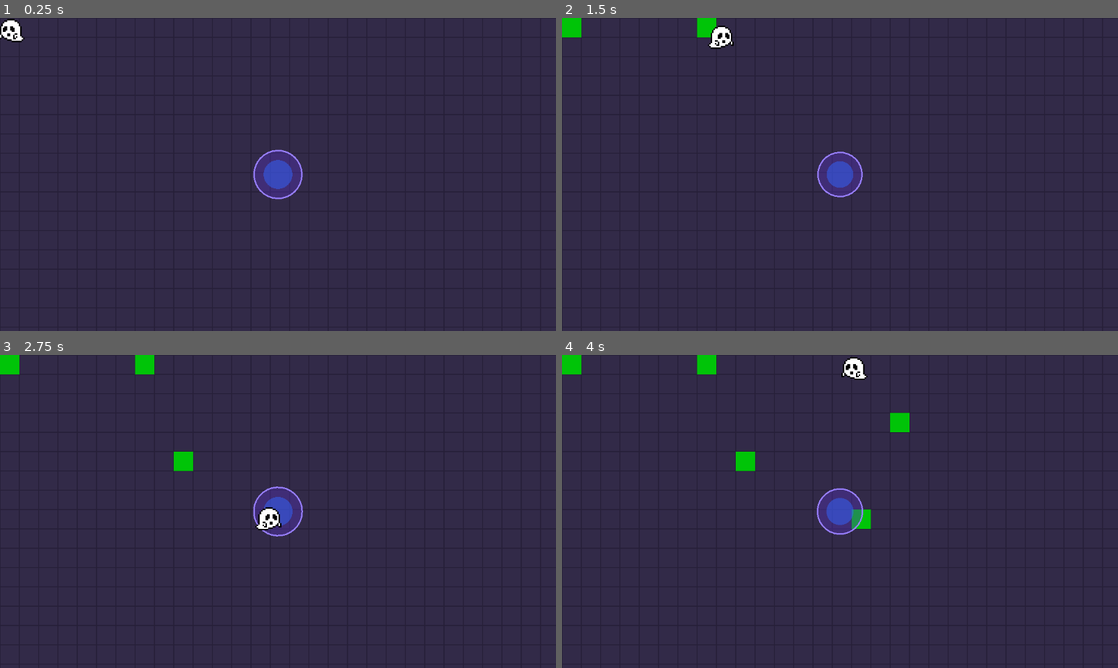
Above: before the commit, frames 1-4 (two rows, left to right).
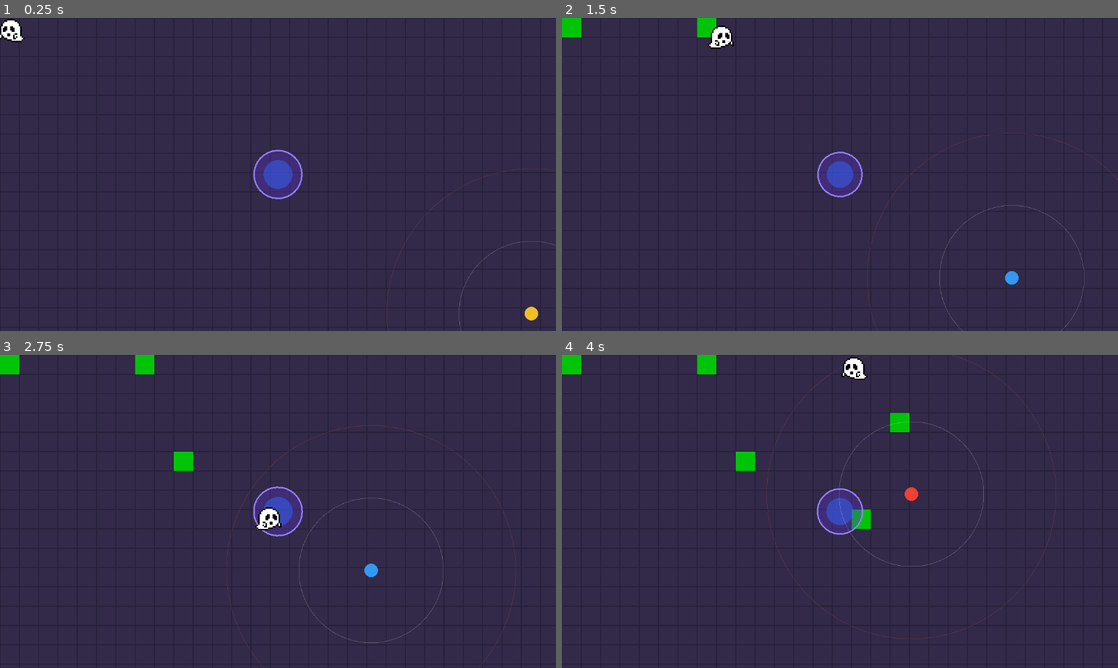
Above: after the commit, the same moments.

Repository: UNKMage/Sloppy-Spectre
Game: Godot game, scene res://main.tscn
Two runs of this game, one before a commit and one after it. Both use one fixed random seed, a clock stepped at 60 frames per second and the inputs below.
Inputs:
- Up to frame 1 (0.25 s): no input
- Up to frame 2 (1.5 s): hold D (right) 0.53-1.28 s; hold Space (ensuciar) 0.53-1.28 s; hold S (down) from 1.28 s (still down); tap Space (ensuciar) at 1.35 s
- Up to frame 3 (2.75 s): release S (down) at 2.03 s; hold D (right) from 2.03 s (still down); hold Space (ensuciar) from 2.03 s (still down)
- Up to frame 4 (4 s): release D (right) at 2.78 s; release Space (ensuciar) at 2.78 s; hold W (up) 2.78-3.53 s; tap Space (ensuciar) at 2.85 s; hold A (left) from 3.53 s (still down); hold Space (ensuciar) from 3.53 s (still down)

The runs differ from the first frame. In frame 1, 0.2% of the frame differs, in the area x 69-100%, y 48-100%; in frame 2, 0.3%; in frame 3, 0.3%; in frame 4, 0.4%, in the area x 36-89%, y 0-91%.

Commit message:
Avance: IA LImpiador completa con LIMPIEZA, PATRULLA Y PERSEGUIR, STUN y deteccion de paredes

Diff:
--- a/area_2d.gd
+++ b/area_2d.gd
@@ -30,6 +30,7 @@
 ## Margen interno respecto a los límites (para que el sprite no se corte).
 @export var margen_limites: float = 24.0
 
+var inmune: bool = false
 ## Pon en false para bloquear el movimiento (ej. Stun de 3 s).
 var movimiento_habilitado: bool = true
 
@@ -122,3 +123,26 @@
 	# TileMap que está bajo el fantasma.
 	if _suelo:
 		_suelo.pintar(global_position)
+
+func aplicar_aturdimiento() -> bool:
+	if inmune or not movimiento_habilitado:
+		return false
+
+	# 1. Aturdimiento
+	movimiento_habilitado = false
+	modulate = Color(0.4, 0.4, 0.4) # Se oscurece al estar aturdido
+
+	await get_tree().create_timer(3.0).timeout
+
+	# 2. Despierta con inmunidad
+	movimiento_habilitado = true
+	inmune = true
+	modulate = Color(1, 1, 1, 0.5) # Semitransparente por la inmunidad
+
+	await get_tree().create_timer(1.5).timeout
+
+	# 3. Fin de inmunidad
+	inmune = false
+	modulate = Color(1, 1, 1, 1) # Vuelve a su color normal
+
+	return true
--- /dev/null
+++ b/limpiador.gd
@@ -0,0 +1,198 @@
+extends CharacterBody2D
+@export var velocidad: float = 150.0
+
+@export_group("Detección")
+## Distancia a la que detecta a Spooky y empieza a perseguirlo.
+@export var rango_deteccion: float = 150.0
+## Distancia a la que lo pierde. Mayor que la de detección para evitar parpadeos.
+@export var rango_perdida: float = 300.0
+## Segundos que sigue hacia el último punto donde lo vio antes de rendirse.
+@export var memoria: float = 1.5
+
+@export_group("Persecución")
+## Cada cuántos segundos recalcula a dónde ir (no hace falta cada fotograma).
+@export var intervalo_decision: float = 0.4
+## Qué tan adelante apunta, en segundos del movimiento de Spooky. 0 = va directo a él.
+@export var anticipacion: float = 0.6
+
+@export_group("Depuración")
+## Dibuja los círculos de detección y pérdida alrededor del Limpiador.
+@export var mostrar_rangos: bool = true
+
+@export_group("Limpieza")
+## Segundos que tarda en limpiar una mancha al llegar a ella
+@export var tiempo_por_mancha: float = 1.0
+
+var _temporizador_aspirado: float = 0.0
+var _destino_sucia_actual: Variant = null
+
+var _jugador_en_portal: bool = false
+@onready var _portal := get_parent().get_node_or_null("Portal")
+
+@onready var _suelo := get_tree().get_first_node_in_group("suelo") as Node2D
+
+enum Estado { PATRULLANDO, PERSIGUIENDO, ASPIRANDO }
+
+var estado: Estado = Estado.PATRULLANDO
+var _tiempo_decision: float = 0.0
+var _tiempo_sin_ver: float = 0.0
+var _navegacion_lista: bool = false
+
+@onready var _agente: NavigationAgent2D = $NavigationAgent2D
+@onready var _jugador := get_tree().get_first_node_in_group("jugador") as Node2D
+
+#Espera dos fotogramas antes de pedir las rutas, en caso de latencia al sincronizar
+func _ready() -> void:
+	await get_tree().physics_frame
+	await get_tree().physics_frame
+	_navegacion_lista = true
+
+	if _portal:
+		_portal.jugador_entro.connect(_on_jugador_entro_portal)
+		_portal.jugador_salio.connect(_on_jugador_salio_portal)
+
+func _on_jugador_entro_portal(param = null) -> void:
+	_jugador_en_portal = true
+
+func _on_jugador_salio_portal(param = null) -> void:
+	_jugador_en_portal = false
+
+func ir_a(destino: Vector2) -> void:
+	_agente.target_position = destino
+
+func _physics_process(delta: float) -> void:
+	if not _navegacion_lista:
+		return
+	if _jugador and _distancia_al_jugador() <= 30.0:
+		if _jugador.has_method("aplicar_aturdimiento") and not _jugador.get("inmune") and _jugador.get("movimiento_habilitado"):
+			_jugador.aplicar_aturdimiento()
+			cambiar_estado(Estado.ASPIRANDO)
+	match estado:
+		Estado.PATRULLANDO:
+			_patrullar()
+		Estado.PERSIGUIENDO:
+			_perseguir(delta)
+		Estado.ASPIRANDO:
+			_aspirar(delta)
+	_mover_por_la_ruta()
+
+func cambiar_estado(nuevo: Estado) -> void:
+	if nuevo == estado:
+		return
+	estado = nuevo
+	_tiempo_decision = 0.0
+	_tiempo_sin_ver = 0.0
+	_destino_sucia_actual = null # <-- LÍNEA NUEVA
+	print("Limpiador -> ", Estado.keys()[estado])
+	queue_redraw()
+
+
+func _patrullar() -> void:
+	# Ignorar a Spooky si es inmune
+	if _jugador and _jugador.get("movimiento_habilitado") and not _jugador.get("inmune") and _distancia_al_jugador() <= rango_deteccion:
+		cambiar_estado(Estado.PERSIGUIENDO)
+		return
+
+	# Si hay suciedad, pasa a limpiar por iniciativa propia
+	if _suelo and _suelo.obtener_posicion_sucia_mas_cercana(global_position) != null:
+		cambiar_estado(Estado.ASPIRANDO)
+		return
+
+	if _agente.is_navigation_finished():
+		ir_a(_punto_al_azar())
+
+
+func _perseguir(delta: float) -> void:
+	if _jugador == null:
+		cambiar_estado(Estado.PATRULLANDO)
+		return
+
+	if _distancia_al_jugador() <= rango_perdida:
+		_tiempo_sin_ver = 0.0
+	else:
+		_tiempo_sin_ver += delta
+		if _tiempo_sin_ver >= memoria:
+			# Lo perdió y agotó la memoria. Decide si limpia o patrulla.
+			if _suelo and _suelo.obtener_posicion_sucia_mas_cercana(global_position) != null:
+				cambiar_estado(Estado.ASPIRANDO)
+			else:
+				cambiar_estado(Estado.PATRULLANDO)
+		return
+
+	_tiempo_decision -= delta
+	if _tiempo_decision > 0.0:
+		return
+	_tiempo_decision = intervalo_decision
+	ir_a(_predecir_posicion())
+
+	_tiempo_decision -= delta
+	if _tiempo_decision > 0.0:
+		return
+	_tiempo_decision = intervalo_decision
+	ir_a(_predecir_posicion())
+
+func _distancia_al_jugador() -> float:
+	# Si está en el portal, lo consideramos infinitamente lejos para que lo ignore/pierda
+	if _jugador_en_portal:
+		return INF
+
+	return global_position.distance_to(_jugador.global_position)
+
+
+func _punto_al_azar() -> Vector2:
+	var area := get_viewport_rect().grow(-60.0)
+	return Vector2(randf_range(area.position.x, area.end.x), randf_range(area.position.y, area.end.y))
+
+
+# Apunta a donde Spooky estará, no a donde está.
+func _predecir_posicion() -> Vector2:
+	var velocidad_jugador: Vector2 = _jugador.get("velocidad")
+	return _jugador.global_position + velocidad_jugador * anticipacion
+
+func _aspirar(delta: float) -> void:
+	# Si vemos a Spooky Y NO es inmune, interrumpimos la limpieza
+	if _jugador and _jugador.get("movimiento_habilitado") and not _jugador.get("inmune") and _distancia_al_jugador() <= rango_deteccion:
+		cambiar_estado(Estado.PERSIGUIENDO)
+		return
+
+	# 1. Buscar una mancha si no tenemos una asignada
+	if _destino_sucia_actual == null:
+		_destino_sucia_actual = _suelo.obtener_posicion_sucia_mas_cercana(global_position)
+
+		# Si ya no quedan manchas, volvemos a patrullar
+		if _destino_sucia_actual == null:
+			cambiar_estado(Estado.PATRULLANDO)
+			return
+
+		ir_a(_destino_sucia_actual)
+		_temporizador_aspirado = tiempo_por_mancha
+
+	# 2. Si ya llegamos a la mancha, contamos el tiempo y la limpiamos
+	if _agente.is_navigation_finished():
+		_temporizador_aspirado -= delta
+		if _temporizador_aspirado <= 0.0:
+			_suelo.limpiar(_destino_sucia_actual)
+			_destino_sucia_actual = null # Reseteamos para que busque la siguiente en el próximo frames
+
+func _mover_por_la_ruta() -> void:
+	if _agente.is_navigation_finished():
+		velocity = Vector2.ZERO
+	else:
+		var siguiente := _agente.get_next_path_position()
+		velocity = global_position.direction_to(siguiente) * velocidad
+	move_and_slide()
+
+func _draw() -> void:
+	var color: Color
+	match estado:
+		Estado.PATRULLANDO:
+			color = Color(0.95, 0.75, 0.15)
+		Estado.PERSIGUIENDO:
+			color = Color(0.95, 0.25, 0.2)
+		Estado.ASPIRANDO:
+			color = Color(0.2, 0.6, 0.95)
+	draw_circle(Vector2.ZERO, 14.0, color)
+
+	if mostrar_rangos:
+		draw_arc(Vector2.ZERO, rango_deteccion, 0.0, TAU, 64, Color(1, 1, 1, 0.25), 1.0)
+		draw_arc(Vector2.ZERO, rango_perdida, 0.0, TAU, 64, Color(1, 0.4, 0.4, 0.2), 1.0)
--- /dev/null
+++ b/limpiador.tscn
@@ -0,0 +1,15 @@
+[gd_scene format=3 uid="uid://d12ch4vr7k737"]
+
+[ext_resource type="Script" uid="uid://3uexhikcf1ko" path="res://limpiador.gd" id="1_juu1p"]
+
+[sub_resource type="CircleShape2D" id="CircleShape2D_af0o8"]
+radius = 14.0
+
+[node name="Limpiador" type="CharacterBody2D" unique_id=1166426898]
+motion_mode = 1
+script = ExtResource("1_juu1p")
+
+[node name="CollisionShape2D" type="CollisionShape2D" parent="." unique_id=1443672606]
+shape = SubResource("CircleShape2D_af0o8")
+
+[node name="NavigationAgent2D" type="NavigationAgent2D" parent="." unique_id=1299844175]
--- a/main.tscn
+++ b/main.tscn
@@ -4,6 +4,12 @@
 [ext_resource type="PackedScene" uid="uid://ck0uog3mxeca3" path="res://area_2d.tscn" id="2_h2yge"]
 [ext_resource type="TileSet" uid="uid://dqoiueixjcvs4" path="res://suelo_tileset.tres" id="3_1bvp3"]
 [ext_resource type="PackedScene" path="res://suelo.tscn" id="3_suelo"]
+[ext_resource type="PackedScene" uid="uid://d12ch4vr7k737" path="res://limpiador.tscn" id="5_lquwl"]
+
+[sub_resource type="NavigationPolygon" id="NavigationPolygon_af0o8"]
+vertices = PackedVector2Array(1150, 630, 10, 630, 10, 10, 1150, 10)
+polygons = Array[PackedInt32Array]([PackedInt32Array(0, 1, 2, 3)])
+outlines = Array[PackedVector2Array]([PackedVector2Array(0, 0, 1160, 0, 1160, 640, 0, 640)])
 
 [node name="main" type="Node" unique_id=317017916]
 
@@ -17,5 +23,11 @@
 [node name="Portal" parent="." unique_id=1254418760 instance=ExtResource("1_0xm2m")]
 position = Vector2(576, 324)
 
+[node name="navegacion" type="NavigationRegion2D" parent="." unique_id=825874859]
+navigation_polygon = SubResource("NavigationPolygon_af0o8")
+
+[node name="Limpiador" parent="." unique_id=1166426898 instance=ExtResource("5_lquwl")]
+position = Vector2(1136, 616)
+
 [node name="ghost" parent="." unique_id=1140925187 instance=ExtResource("2_h2yge")]
 inclinacion_max_grados = 0.0
--- /dev/null
+++ b/pared.tscn
@@ -0,0 +1,10 @@
+[gd_scene format=3 uid="uid://cabw7hnj860tr"]
+
+[sub_resource type="RectangleShape2D" id="RectangleShape2D_af0o8"]
+size = Vector2(40, 300)
+
+[node name="Pared" type="StaticBody2D" unique_id=1946771330]
+collision_layer = 4
+
+[node name="CollisionShape2D" type="CollisionShape2D" parent="." unique_id=491255594]
+shape = SubResource("RectangleShape2D_af0o8")
--- a/project.godot
+++ b/project.godot
@@ -52,6 +52,12 @@
 ]
 }
 
+[layer_names]
+
+2d_physics/layer_1="jugador"
+2d_physics/layer_2="enemigo"
+2d_physics/layer_3="paredes"
+
 [physics]
 
 3d/physics_engine="Jolt Physics"
--- /dev/null
+++ b/prueba_navegacion.tscn
@@ -0,0 +1,24 @@
+[gd_scene format=3 uid="uid://c2dmtdtlkr1v"]
+
+[ext_resource type="PackedScene" uid="uid://d12ch4vr7k737" path="res://limpiador.tscn" id="1_r2gk3"]
+[ext_resource type="PackedScene" uid="uid://cabw7hnj860tr" path="res://pared.tscn" id="2_y3awn"]
+
+[sub_resource type="NavigationPolygon" id="NavigationPolygon_47y77"]
+vertices = PackedVector2Array(780, 534, 1136, 632, 16, 632, 708, 534, 1136, 16, 780, 202, 16, 16, 708, 202)
+polygons = Array[PackedInt32Array]([PackedInt32Array(0, 1, 2, 3), PackedInt32Array(4, 1, 0, 5), PackedInt32Array(6, 4, 5, 7), PackedInt32Array(2, 6, 7, 3)])
+outlines = Array[PackedVector2Array]([PackedVector2Array(0, 0, 1152, 0, 1152, 648, 0, 648)])
+parsed_geometry_type = 1
+parsed_collision_mask = 4294967044
+agent_radius = 16.0
+
+[node name="PruebaNavegacion" type="Node2D" unique_id=761244136]
+
+[node name="NavigationRegion2D" type="NavigationRegion2D" parent="." unique_id=935218039]
+navigation_polygon = SubResource("NavigationPolygon_47y77")
+
+[node name="Pared" parent="NavigationRegion2D" unique_id=1946771330 instance=ExtResource("2_y3awn")]
+position = Vector2(744, 368)
+
+[node name="Limpiador" parent="." unique_id=1166426898 instance=ExtResource("1_r2gk3")]
+position = Vector2(616, 424)
+collision_layer = 6
--- a/suelo_manager.gd
+++ b/suelo_manager.gd
@@ -7,7 +7,8 @@
 
 ## Se emite cuando una celda NUEVA se tiñe de ectoplasma.
 signal celda_pintada(posicion_mapa: Vector2i, total_celdas_sucias: int)
-
+#Se emite cuando una celda se limpia
+signal celda_limpiada(posicion_mapa: Vector2i, total_celdas_sucias: int)
 ## ID de la fuente (atlas) en suelo_tileset.tres.
 @export var source_id: int = 0
 ## Coordenadas del tile de suelo limpio dentro del atlas.
@@ -72,3 +73,36 @@
 	for x in tamano_mapa.x:
 		for y in tamano_mapa.y:
 			_capa_suelo.set_cell(Vector2i(x, y), source_id, atlas_suelo)
+
+## Devuelve la posición global del centro de la celda sucia más cercana, o null si está todo limpio.
+func obtener_posicion_sucia_mas_cercana(origen_global: Vector2) -> Variant:
+	if _celdas_sucias.is_empty():
+		return null
+
+	# Nota: Asegúrate de que el nombre del nodo sea exactamente $CapaEctoplasma
+	var capa = $CapaEctoplasma
+	var pos_mapa_origen = capa.local_to_map(capa.to_local(origen_global))
+
+	var celda_mas_cercana: Vector2i
+	var distancia_minima = INF
+
+	# Buscamos iterando las celdas sucias registradas
+	for celda in _celdas_sucias.keys():
+		var dist = Vector2(pos_mapa_origen).distance_squared_to(Vector2(celda))
+		if dist < distancia_minima:
+			distancia_minima = dist
+			celda_mas_cercana = celda
+
+	var pos_local = capa.map_to_local(celda_mas_cercana)
+	return capa.to_global(pos_local)
+
+## Borra el ectoplasma de la coordenada global dada y lo quita del registro.
+func limpiar(pos_global: Vector2) -> void:
+	var capa = $CapaEctoplasma
+	var pos_local = capa.to_local(pos_global)
+	var pos_mapa = capa.local_to_map(pos_local)
+
+	if _celdas_sucias.has(pos_mapa):
+		_celdas_sucias.erase(pos_mapa)
+		capa.erase_cell(pos_mapa)
+		celda_limpiada.emit(pos_mapa, _celdas_sucias.size())
Not shown, added: limpiador.gd.uid
